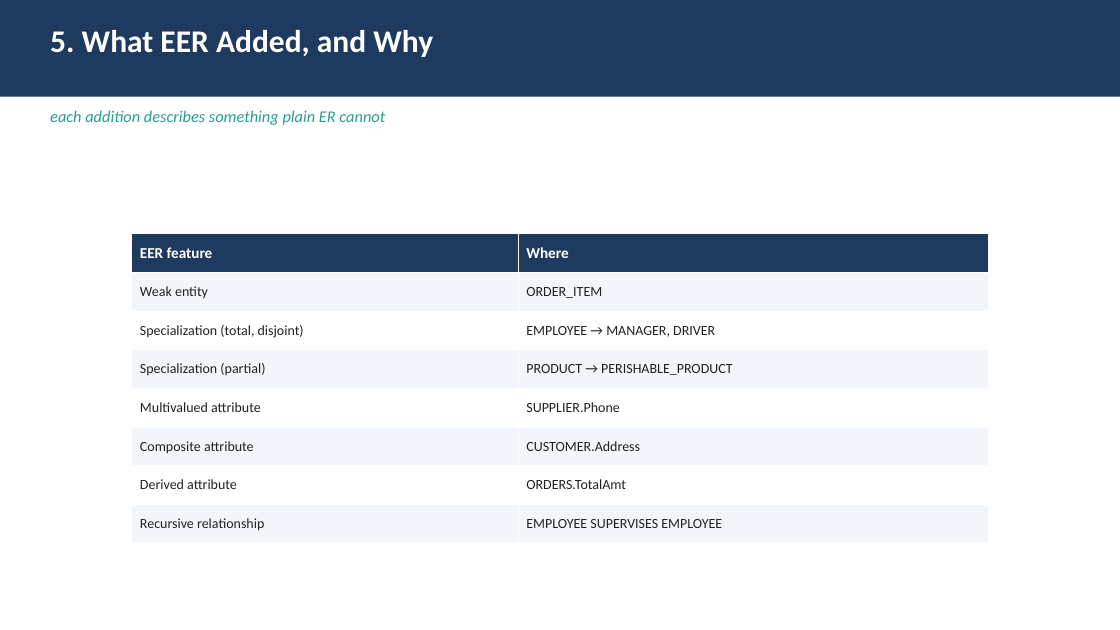
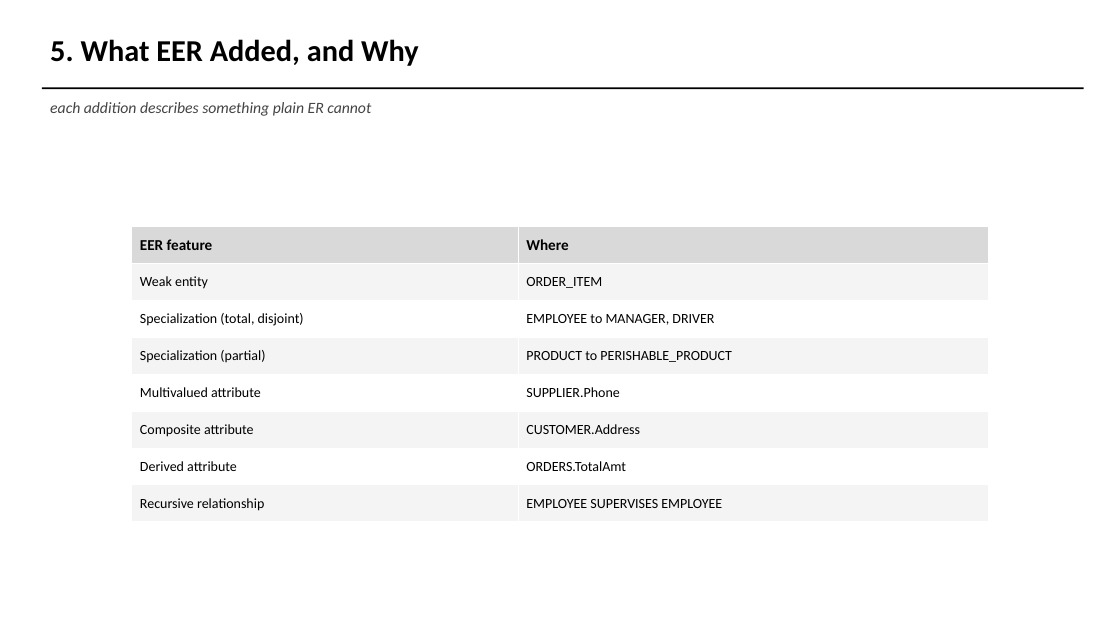
Before and after one commit to AviDhandhania/warehouse-supply-chain-dbms, a slide deck: slide 10 of presentation/DA1_Presentation.pptx. Drawn at 1120x630 pixels with LibreOffice and Linux fonts; fonts in the diff are those of the drawing. Boxes give left, top, right and bottom in pixels: in the first picture for what was removed or moved away, otherwise in the second. Text is boxed around its words. In the diff, an @@ line names an element or a change of style, - is before the commit and + after.

```diff
--- a/presentation/DA1_Presentation.pptx
+++ b/presentation/DA1_Presentation.pptx
@@ text "5. What EER Added, and ...": place and size @@
-text "5. What EER Added, and ..." at bbox=[50, 30, 433, 57]
+text "5. What EER Added, and ..." at bbox=[50, 39, 419, 66]
@@ text "5. What EER Added, and ..." at bbox=[50, 39, 419, 66]: size 27 to 26 pt, text colour #FFFFFF to #000000 @@
@@ rectangle: place and size @@
-rectangle at bbox=[0, 0, 1120, 97]
+rectangle at bbox=[42, 87, 1084, 89]
@@ rectangle at bbox=[42, 87, 1084, 89]: fill #1F3A5F to #000000 @@
@@ text "each addition describes something plain ...": place and size @@
-text "each addition describes something plain ..." at bbox=[50, 110, 385, 125]
+text "each addition describes something plain ..." at bbox=[50, 102, 371, 116]
@@ text "each addition describes something plain ..." at bbox=[50, 102, 371, 116]: size 14 to 13.5 pt, text colour #2A9D8F to #444444 @@
@@ table at bbox=[132, 226, 989, 522] @@
-row 3, column 2: EMPLOYEE → MANAGER, DRIVER
+row 3, column 2: EMPLOYEE to MANAGER, DRIVER
-row 4, column 2: PRODUCT → PERISHABLE_PRODUCT
+row 4, column 2: PRODUCT to PERISHABLE_PRODUCT
@@ fill #1F3A5F to #D9D9D9 in row 1 @@
@@ fill #F2F6FB to #F4F4F4 in 8 cells @@
@@ text colour #FFFFFF to #000000 in "EER feature", "Where" @@
@@ text colour #222222 to #000000 in "Weak entity", "ORDER_ITEM", "Specialization (total, disjoint)", "Specialization (partial)" and 8 more places @@
@@ table: place and size @@
-table at bbox=[132, 234, 989, 543]
+table at bbox=[132, 226, 989, 522]
```
Also in this commit, not shown: 16 other slides changed, 16 slides added, 5 slides removed, 14 other files.
